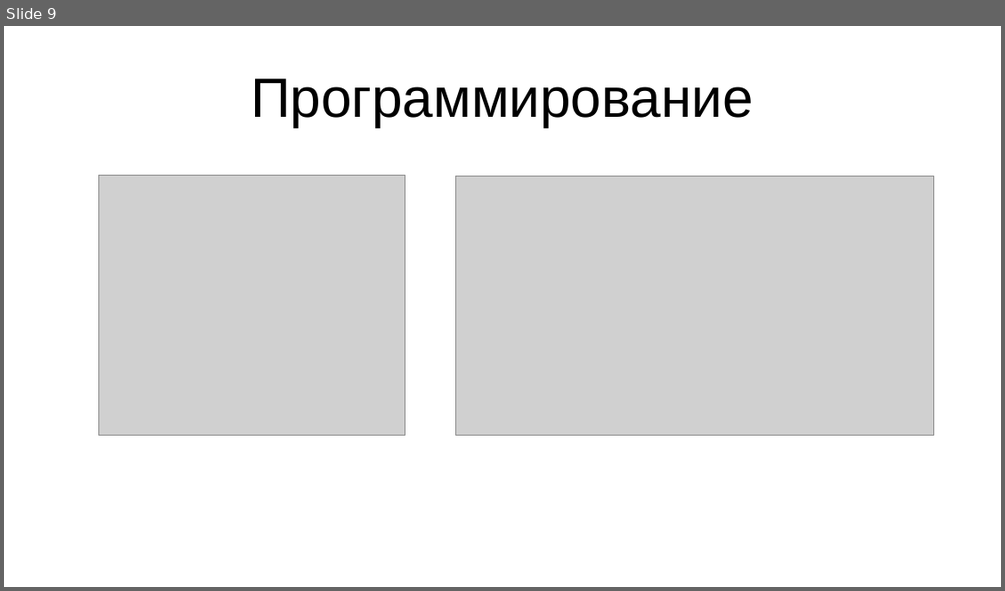
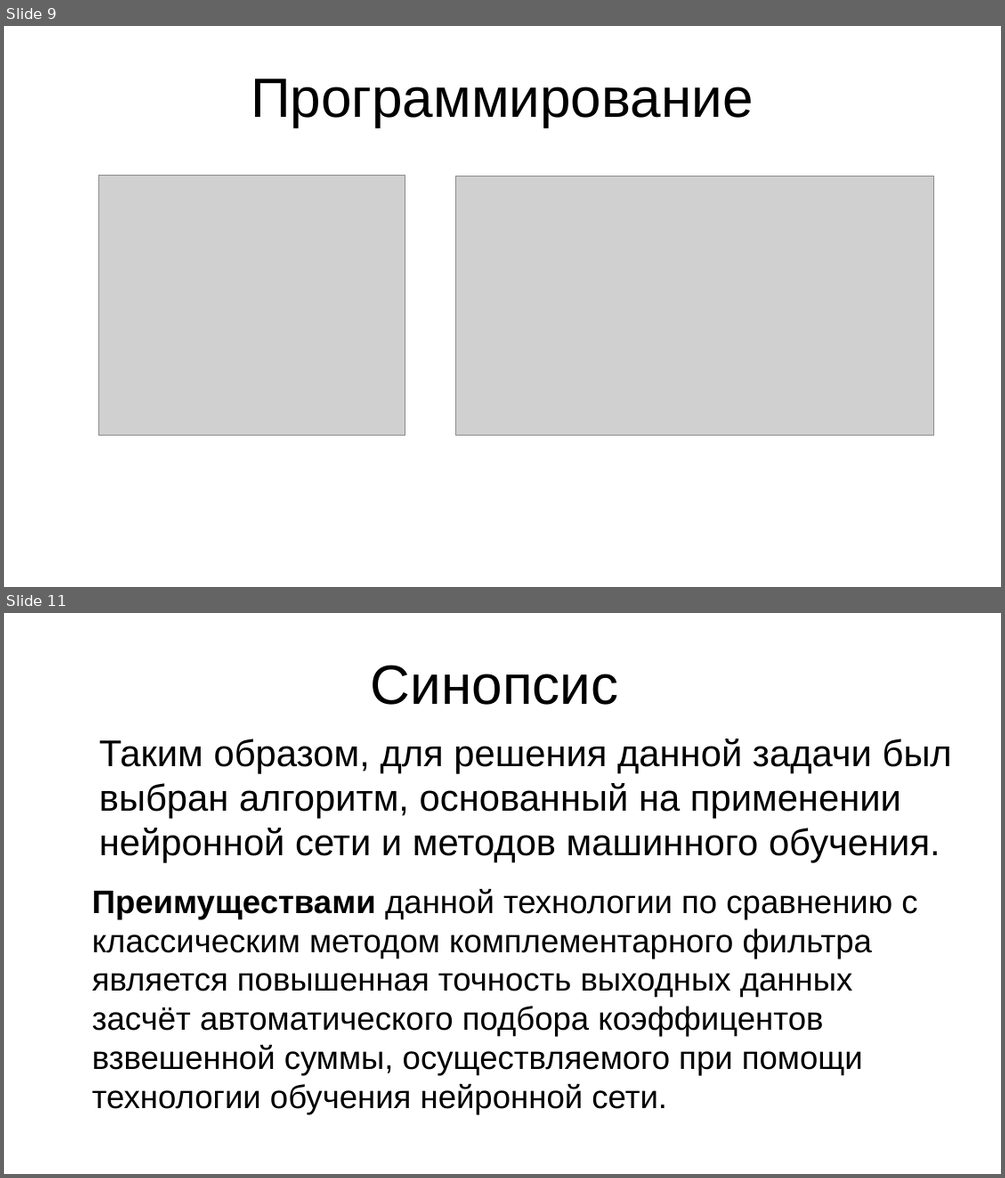
Before and after one commit to SaShiro228/helmet, a slide deck: text/presentation.odp. Shown one above the other, each under a label of ours: slide 9 before the commit, slides 9 and 11 after it; the slides between them are not shown. The pictures are 1005x591 and 1005x1178 pixels, drawn with LibreOffice and Linux fonts; fonts in the diff are those of the drawing; grey boxes stand for pictures. Boxes give left, top, right and bottom in pixels: in the first picture for what was removed or moved away, otherwise in the second. Text is boxed around its words. In the diff, an @@ line names an element or a change of style, - is before the commit and + after.

```diff
--- a/text/presentation.odp
+++ b/text/presentation.odp
@@ slide 11 added at [4, 613, 1001, 1174], background #FFFFFF @@
@@ title added at [371, 665, 619, 705], 44 pt, text #000000 @@
+Синопсис
@@ text added at [92, 738, 952, 1114], 25.9 pt, text #000000 @@
+Таким образом, для решения данной задачи был выбран алгоритм, основанный на применении нейронной сети и методов машинного обучения.
+Преимуществами данной технологии по сравнению с классическим методом комплементарного фильтра является повышенная точность выходных данных засчёт автоматического подбора коэффицентов взвешенной суммы, осуществляемого при помощи технологии обучения нейронной сети.
```
Also in this commit, not shown: 8 other slides added, 3 other files.
